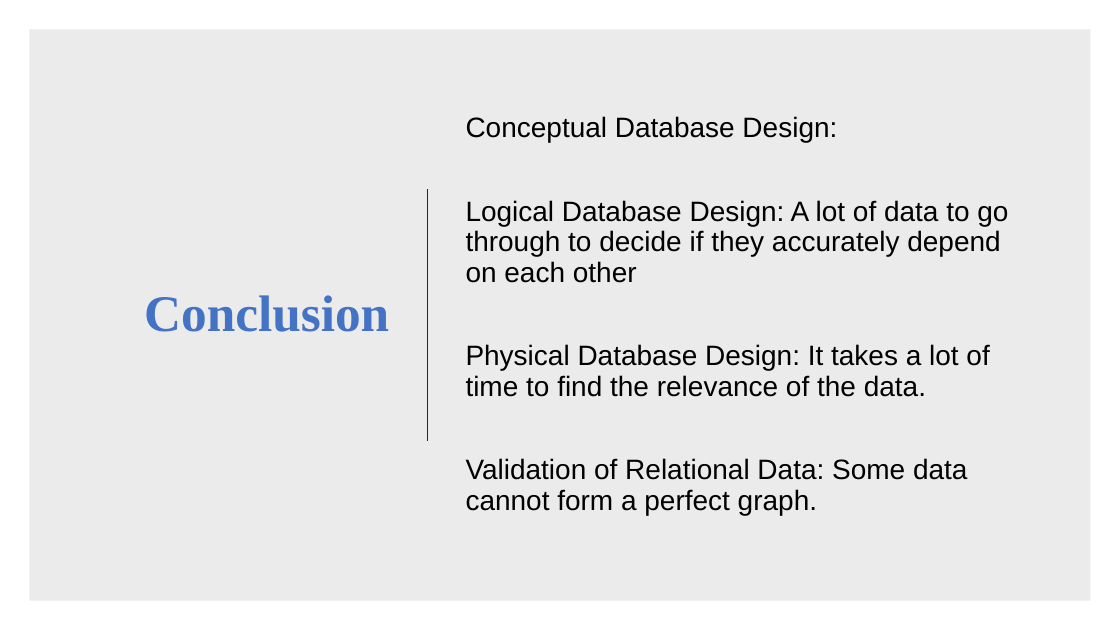
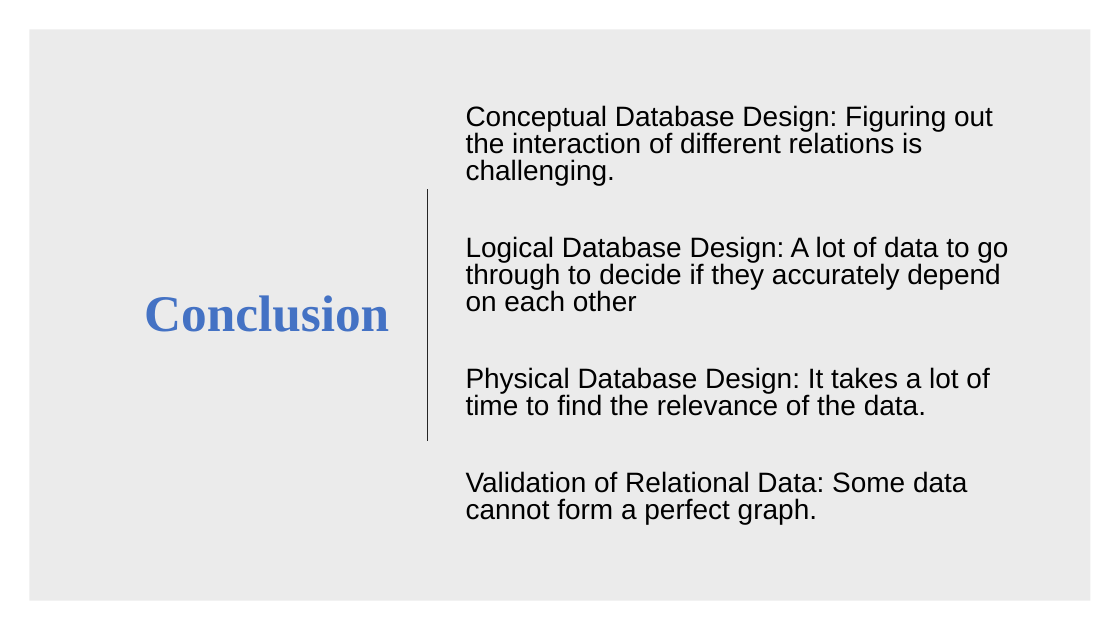
Before and after one commit to change521/CS4353_Final_Project, a slide deck: slide 20 of Solar Electric Programs Reported_member1-Liu_member2-Tsai_member3-Yan_member4-Nwalie.pptx. Drawn at 1120x630 pixels with LibreOffice and Linux fonts; fonts in the diff are those of the drawing. Boxes give left, top, right and bottom in pixels: in the first picture for what was removed or moved away, otherwise in the second. Text is boxed around its words. In the diff, an @@ line names an element or a change of style, - is before the commit and + after.

```diff
--- a/Solar Electric Programs Reported_member1-Liu_member2-Tsai_member3-Yan_member4-Nwalie.pptx
+++ b/Solar Electric Programs Reported_member1-Liu_member2-Tsai_member3-Yan_member4-Nwalie.pptx
@@ text at bbox=[466, 105, 993, 185]: text changed @@
-Conceptual Database Design:
+Conceptual Database Design: Figuring out the interaction of different relations is challenging.
@@ text at bbox=[466, 236, 1008, 524]: line spacing 0.9 to 0.8 @@
```
